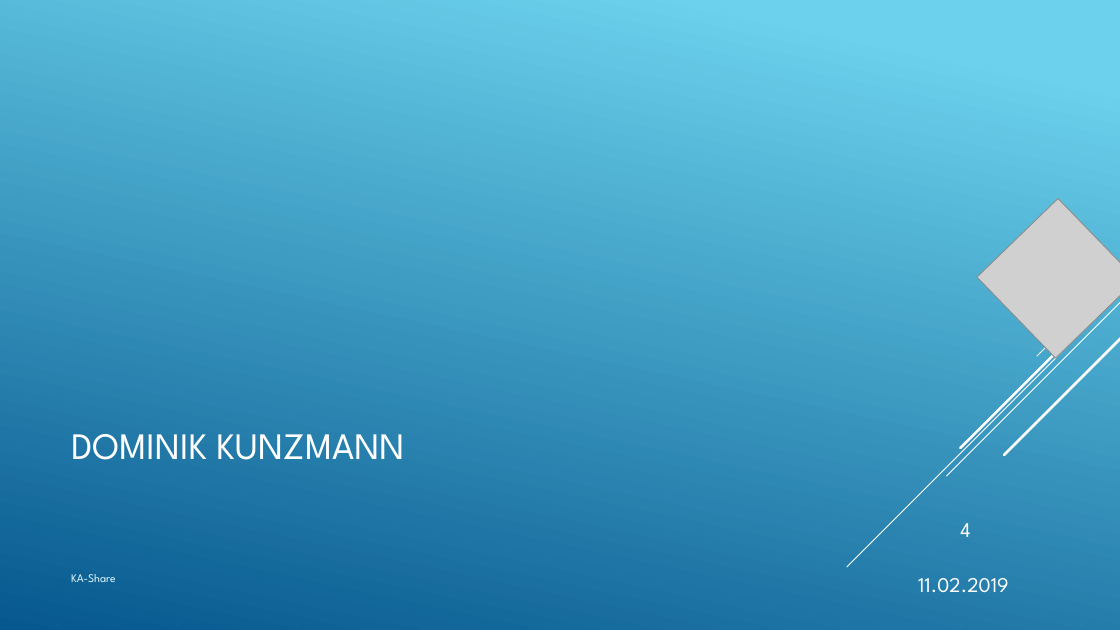
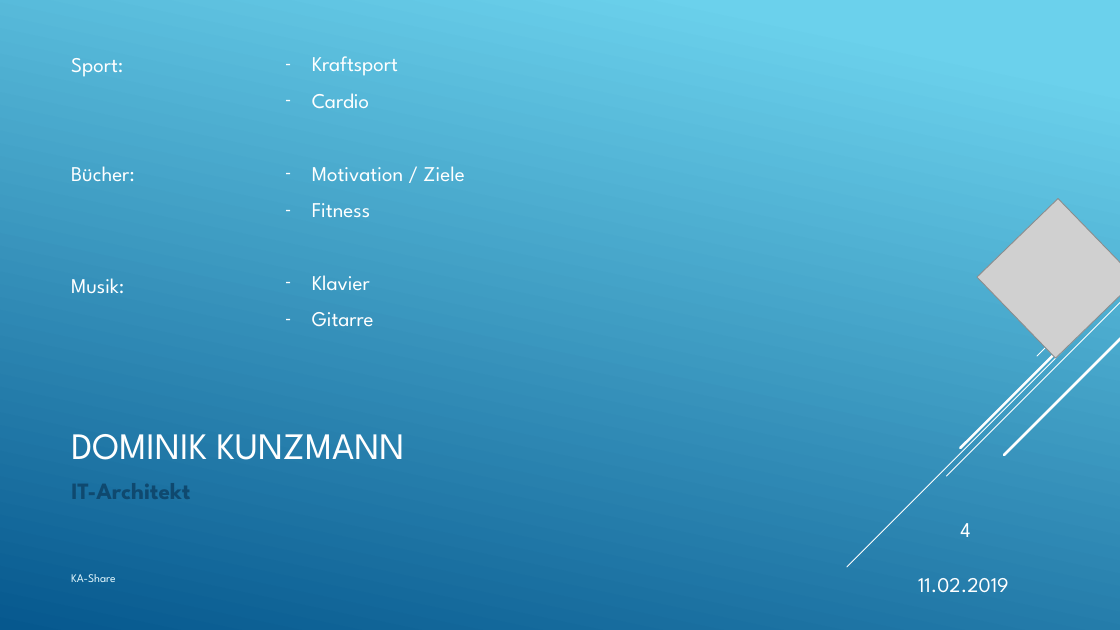
Before and after one commit to KanBen86/ProjektCarsharing, a slide deck: slide 4 of Präsentation/KA-Share.pptx. Drawn at 1120x630 pixels with LibreOffice and Linux fonts; fonts in the diff are those of the drawing; grey boxes stand for pictures. Boxes give left, top, right and bottom in pixels: in the first picture for what was removed or moved away, otherwise in the second. Text is boxed around its words. In the diff, an @@ line names an element or a change of style, - is before the commit and + after.

Commit message:
Update KA-Share.pptx
Vorstellung eingefügt.

```diff
--- a/Präsentation/KA-Share.pptx
+++ b/Präsentation/KA-Share.pptx
@@ text added at bbox=[71, 58, 135, 294], 18 pt, text #FFFFFF @@
+Sport:
+Bücher:
+Musik:
@@ text added at bbox=[312, 56, 464, 327], 18 pt, text #FFFFFF @@
+  – Kraftsport
+  – Cardio
+  – Motivation / Ziele
+  – Fitness
+  – Klavier
+  – Gitarre
@@ text added at bbox=[71, 483, 190, 499], 20 pt, text #0F496F, bold @@
+IT-Architekt
```
